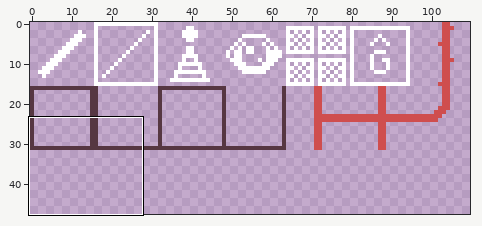
Sprite sheet, stored at beam_time/assets/tilemap.png. The picture above shows the old version from afar; the outline marks the close-up.
Close-up. First the earlier version:
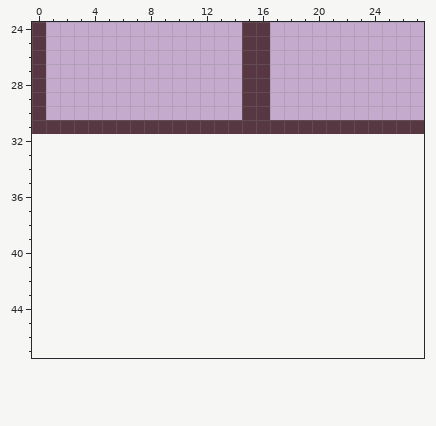
The file is 112x32 pixels. Shown: x 0..27, y 24..47. The old version is drawn lined up with the new one, on the new canvas. The wide view leaves out empty margins.
Now the later version:
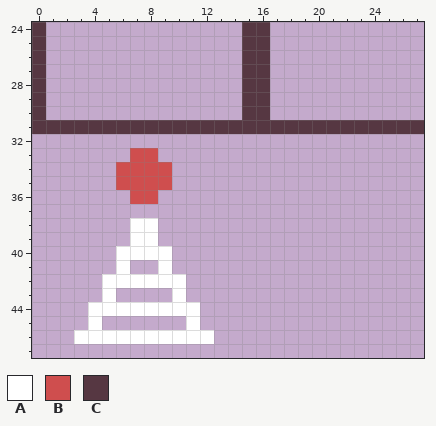
Palette (. is transparent): A #ffffff  B #cf4e4e  C #563742
Edits made:
canvas 112x32 -> 112x48
@@ x 1..14 @@
 32 ..............
-33 ..............
-34 ..............
-35 ..............
-36 ..............
+33 ......BB......
+34 .....BBBB.....
+35 .....BBBB.....
+36 ......BB......
 37 ..............
-38 ..............
-39 ..............
-40 ..............
-41 ..............
-42 ..............
-43 ..............
-44 ..............
-45 ..............
-46 ..............
+38 ......AA......
+39 ......AA......
+40 .....AAAA.....
+41 .....A..A.....
+42 ....AAAAAA....
+43 ....A....A....
+44 ...AAAAAAAA...
+45 ...A......A...
+46 ..AAAAAAAAAA..
 47 ..............
Changed places in both close-ups, as pixel boxes (x1, y1, x2, y2):
added: (74, 148, 214, 344)
